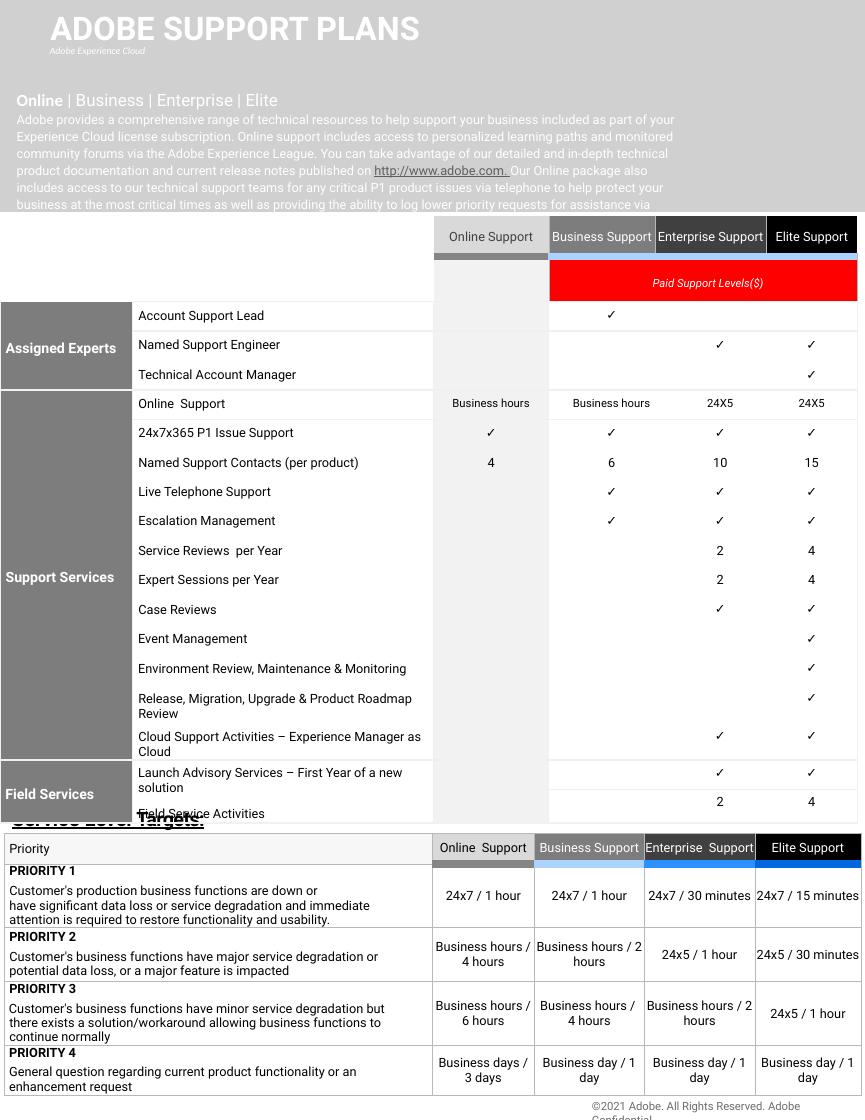
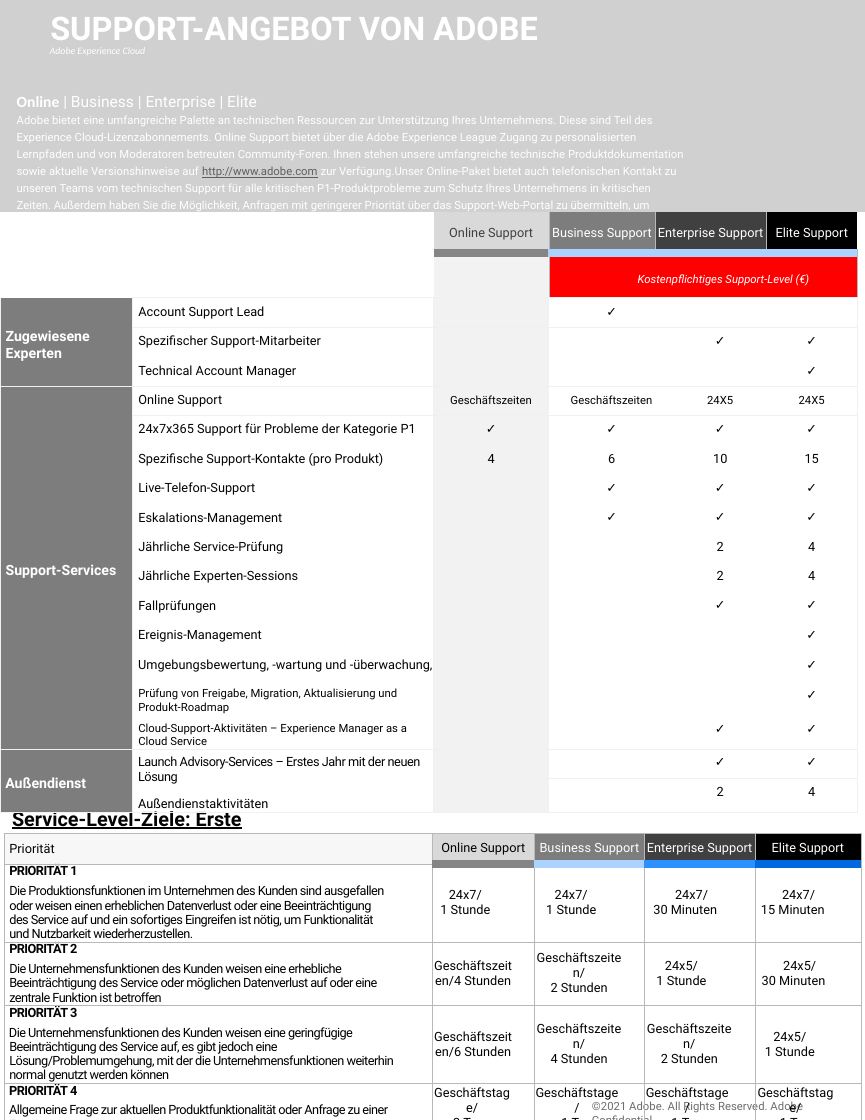
Before and after one commit to AdobeDocs/support-resources.de-DE, a slide deck: slide 1 of help/data-sheets/assets/OnlineSupportDatasheet.pptx. Drawn at 865x1120 pixels with LibreOffice and Linux fonts; fonts in the diff are those of the drawing; grey boxes stand for pictures; background and template pictures are left out. Boxes give left, top, right and bottom in pixels: in the first picture for what was removed or moved away, otherwise in the second. Text is boxed around its words. In the diff, an @@ line names an element or a change of style, - is before the commit and + after.

```diff
--- a/help/data-sheets/assets/OnlineSupportDatasheet.pptx
+++ b/help/data-sheets/assets/OnlineSupportDatasheet.pptx
@@ title at (50,17,537,40): text changed @@
-ADOBE SUPPORT PLANS
+SUPPORT-ANGEBOT VON ADOBE
@@ text at (17,96,684,213): text changed; size 9 to 8 pt @@
-Online | Business | Enterprise | Elite
-Adobe provides a comprehensive range of technical resources to help support your business included as part of your Experience Cloud license subscription. Online support includes access to personalized learning paths and monitored community forums via the Adobe Experience League. You can take advantage of our detailed and in-depth technical product documentation and current release notes published on http://www.adobe.com. Our Online package also includes access to our technical support teams for any critical P1 product issues via telephone to help protect your business at the most critical times as well as providing the ability to log lower priority requests for assistance via support web portal.
+Online | Business | Enterprise | Elite
+Adobe bietet eine umfangreiche Palette an technischen Ressourcen zur Unterstützung Ihres Unternehmens. Diese sind Teil des Experience Cloud-Lizenzabonnements. Online Support bietet über die Adobe Experience League Zugang zu personalisierten Lernpfaden und von Moderatoren betreuten Community-Foren. Ihnen stehen unsere umfangreiche technische Produktdokumentation sowie aktuelle Versionshinweise auf http://www.adobe.com zur Verfügung.Unser Online-Paket bietet auch telefonischen Kontakt zu unseren Teams vom technischen Support für alle kritischen P1-Produktprobleme zum Schutz Ihres Unternehmens in kritischen Zeiten. Außerdem haben Sie die Möglichkeit, Anfragen mit geringerer Priorität über das Support-Web-Portal zu übermitteln, um Unterstützung zu erhalten.
@@ table at (0,212,857,816) @@
-row 2, column 4: Paid Support Levels($)
+row 2, column 4: Kostenpflichtiges Support-Level (€)
-row 3, column 1: Assigned Experts
+row 3, column 1: Zugewiesene Experten
-row 4, column 2: Named Support Engineer
+row 4, column 2: Spezifischer Support-Mitarbeiter
-row 6: Support Services | Online Support | Business hours | Business hours |  | 24X5 | 24X5
+row 6: Support-Services | Online Support | Geschäftszeiten | Geschäftszeiten |  | 24X5 | 24X5
-row 7, column 2: 24x7x365 P1 Issue Support
+row 7, column 2: 24x7x365 Support für Probleme der Kategorie P1
-row 8, column 2: Named Support Contacts (per product)
+row 8, column 2: Spezifische Support-Kontakte (pro Produkt)
-row 9, column 2: Live Telephone Support
+row 9, column 2: Live-Telefon-Support
-row 10, column 2: Escalation Management
+row 10, column 2: Eskalations-Management
-row 11, column 2: Service Reviews per Year
+row 11, column 2: Jährliche Service-Prüfung
-row 12, column 2: Expert Sessions per Year
+row 12, column 2: Jährliche Experten-Sessions
-row 13, column 2: Case Reviews
+row 13, column 2: Fallprüfungen
-row 14, column 2: Event Management
+row 14, column 2: Ereignis-Management
-row 15, column 2: Environment Review, Maintenance & Monitoring
+row 15, column 2: Umgebungsbewertung, -wartung und -überwachung,
-row 16, column 2: Release, Migration, Upgrade & Product Roadmap Review
+row 16, column 2: Prüfung von Freigabe, Migration, Aktualisierung und Produkt-Roadmap
-row 17, column 2: Cloud Support Activities – Experience Manager as Cloud
+row 17, column 2: Cloud-Support-Aktivitäten – Experience Manager as a Cloud Service
-row 18, column 1: Field Services
+row 18, column 1: Außendienst
-row 18, column 2: Launch Advisory Services – First Year of a new solution / Field Service Activities
+row 18, column 2: Launch Advisory-Services – Erstes Jahr mit der neuen Lösung / Außendienstaktivitäten
@@ table: place and size @@
-table at (0,216,857,827)
+table at (0,212,857,816)
@@ text at (12,807,242,853): text changed @@
-Service Level Targets: Initial Response
+Service-Level-Ziele: Erste Reaktion
@@ table at (4,832,861,1120) @@
-row 1, column 1: Priority
+row 1, column 1: Priorität
-row 2: PRIORITY 1 / Customer's production business functions are down or have significant data loss or service degradation and immediate attention is required to restore functionality and usability. | 24x7 / 1 hour | 24x7 / 1 hour | 24x7 / 30 minutes | 24x7 / 15 minutes
+row 2: PRIORITÄT 1 / Die Produktionsfunktionen im Unternehmen des Kunden sind ausgefallen oder weisen einen erheblichen Datenverlust oder eine Beeinträchtigung des Service auf und ein sofortiges Eingreifen ist nötig, um Funktionalität und Nutzbarkeit wiederherzustellen. | 24x7/ 1 Stunde | 24x7/ 1 Stunde | 24x7/ 30 Minuten | 24x7/ 15 Minuten
-row 3: PRIORITY 2 / Customer's business functions have major service degradation or potential data loss, or a major feature is impacted | Business hours / 4 hours | Business hours / 2 hours | 24x5 / 1 hour | 24x5 / 30 minutes
+row 3: PRIORITÄT 2 / Die Unternehmensfunktionen des Kunden weisen eine erhebliche Beeinträchtigung des Service oder möglichen Datenverlust auf oder eine zentrale Funktion ist betroffen | Geschäftszeiten/4 Stunden | Geschäftszeiten/ 2 Stunden | 24x5/ 1 Stunde | 24x5/ 30 Minuten
-row 4: PRIORITY 3 / Customer's business functions have minor service degradation but there exists a solution/workaround allowing business functions to continue normally | Business hours / 6 hours | Business hours / 4 hours | Business hours / 2 hours | 24x5 / 1 hour
+row 4: PRIORITÄT 3 / Die Unternehmensfunktionen des Kunden weisen eine geringfügige Beeinträchtigung des Service auf, es gibt jedoch eine Lösung/Problemumgehung, mit der die Unternehmensfunktionen weiterhin normal genutzt werden können | Geschäftszeiten/6 Stunden | Geschäftszeiten/ 4 Stunden | Geschäftszeiten/ 2 Stunden | 24x5/ 1 Stunde
-row 5: PRIORITY 4 / General question regarding current product functionality or an enhancement request | Business days / 3 days | Business day / 1 day | Business day / 1 day | Business day / 1 day
+row 5: PRIORITÄT 4 / Allgemeine Frage zur aktuellen Produktfunktionalität oder Anfrage zu einer Erweiterung | Geschäftstage/ 3 Tage | Geschäftstage/ 1 Tag | Geschäftstage/ 1 Tag | Geschäftstage/ 1 Tag
@@ text "©2021 Adobe. All Rights Reserved. ..." at (592,1100,715,1114): letter spacing -0.1 to 0 pt @@
```
Also in this commit, not shown: 2 other slides changed, 7 other files.
